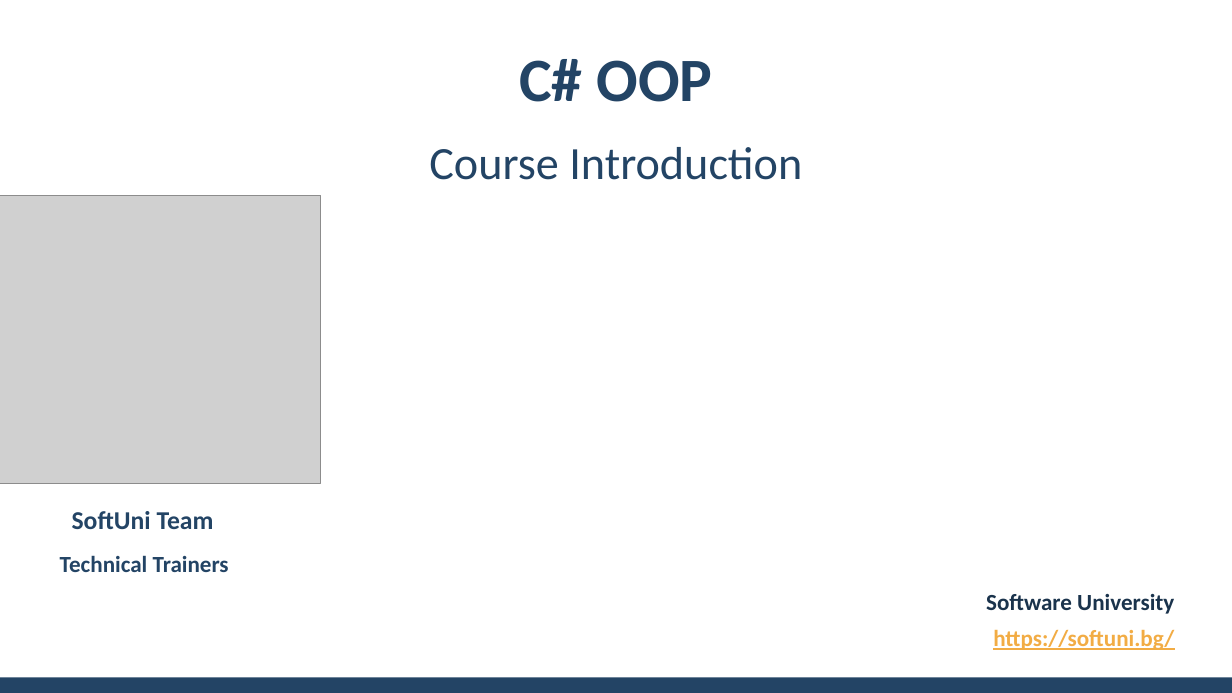
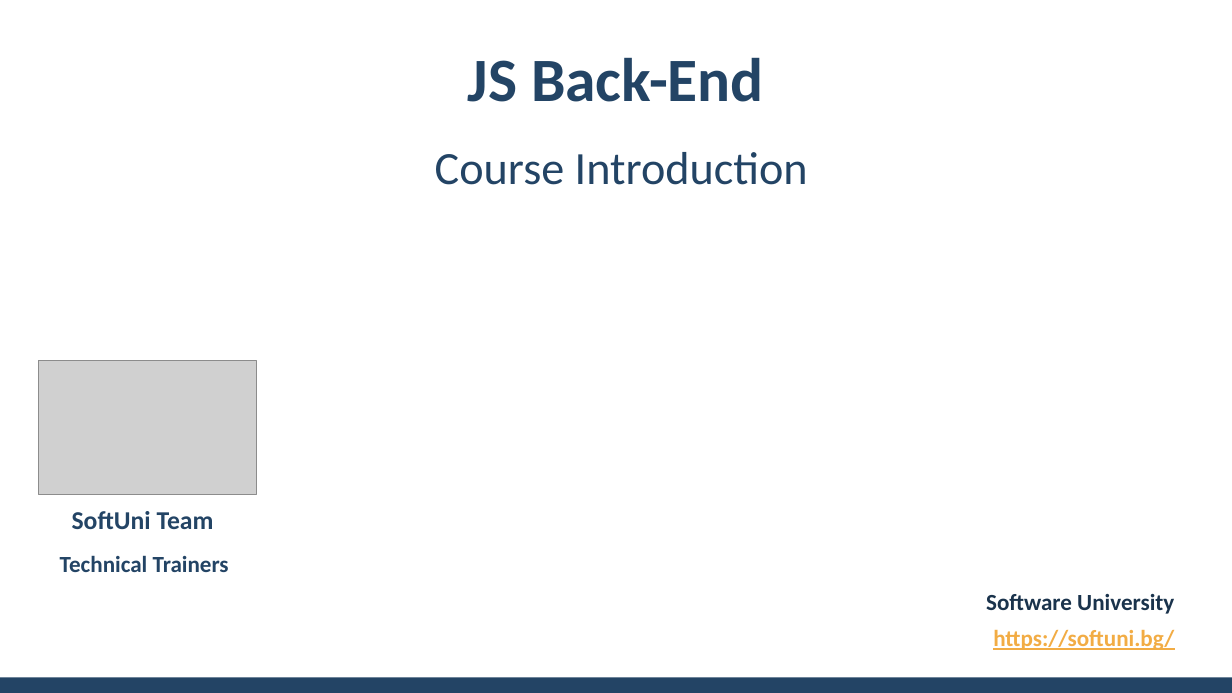
Before and after one commit to ErayErol/Software-University-Courses, a slide deck: slide 1 of NOT START - 2021.01 - [ JS Back End ]/00 - [ Course Introduction ]/Presentation.pptx. Drawn at 1232x693 pixels with LibreOffice and Linux fonts; fonts in the diff are those of the drawing; grey boxes stand for pictures; background and template pictures are left out. Boxes give left, top, right and bottom in pixels: in the first picture for what was removed or moved away, otherwise in the second. Text is boxed around its words. In the diff, an @@ line names an element or a change of style, - is before the commit and + after.

```diff
--- a/NOT START - 2021.01 - [ JS Back End ]/00 - [ Course Introduction ]/Presentation.pptx
+++ b/NOT START - 2021.01 - [ JS Back End ]/00 - [ Course Introduction ]/Presentation.pptx
@@ title at [468,57,764,102]: text changed @@
-C# OOP
+JS Back-End
@@ subtitle "Course Introduction": place and size @@
-subtitle "Course Introduction" at [429,147,802,180]
+subtitle "Course Introduction" at [435,152,808,185]
@@ picture removed at [0,195,321,483] @@
@@ picture added at [39,361,257,494] @@
```
Also in this commit, not shown: 11 other slides changed, 10 slides added, 9 slides removed, 16 other files.
